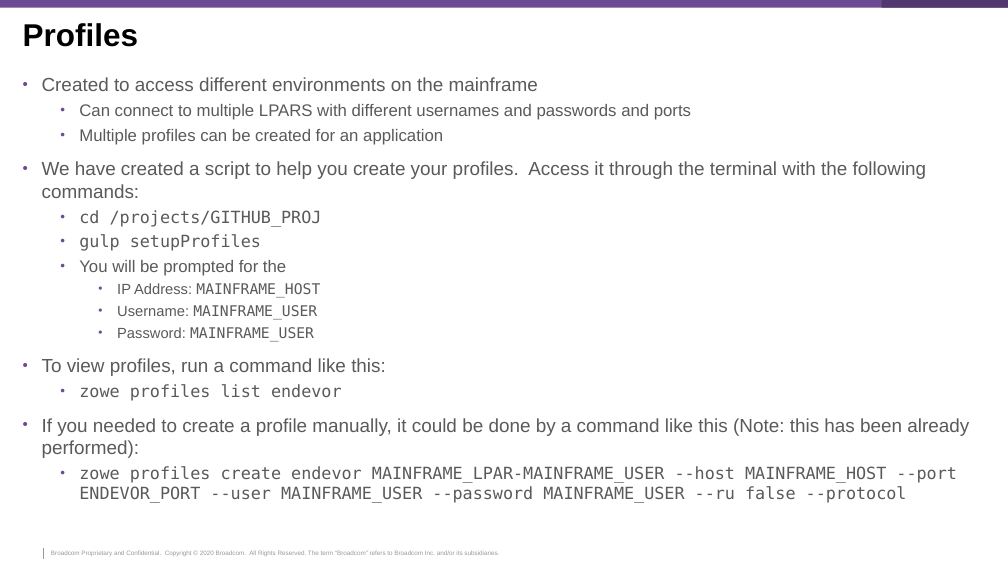
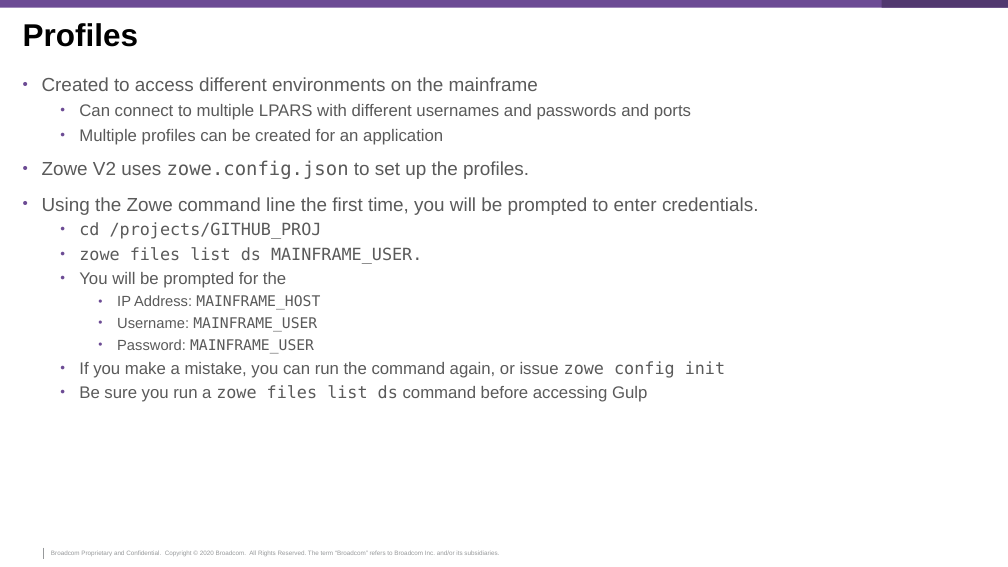
Before and after one commit to McQuitty-Broadcom/Zowe-DevOps-A-01, a slide deck: slide 16 of .workshop/DevOps-Workshop.pptx. Drawn at 1008x567 pixels with LibreOffice and Linux fonts; fonts in the diff are those of the drawing; background and template pictures are left out. Boxes give left, top, right and bottom in pixels: in the first picture for what was removed or moved away, otherwise in the second. Text is boxed around its words. In the diff, an @@ line names an element or a change of style, - is before the commit and + after.

Commit message:
Updating PPT

```diff
--- a/.workshop/DevOps-Workshop.pptx
+++ b/.workshop/DevOps-Workshop.pptx
@@ text at [42, 160, 759, 215]: text changed @@
-• We have created a script to help you create your profiles. Access it through the terminal with the following commands:
+• Zowe V2 uses zowe.config.json to set up the profiles.
+• Using the Zowe command line the first time, you will be prompted to enter credentials.
@@ text at [79, 247, 422, 264]: text changed @@
-  • gulp setupProfiles
+  • zowe files list ds MAINFRAME_USER.
@@ text at [79, 361, 725, 402]: text changed; font DejaVu Sans Mono to Arial @@
-• To view profiles, run a command like this:
-  • zowe profiles list endevor
-• If you needed to create a profile manually, it could be done by a command like this (Note: this has been already performed):
-  • zowe profiles create endevor MAINFRAME_LPAR-MAINFRAME_USER --host MAINFRAME_HOST --port ENDEVOR_PORT --user MAINFRAME_USER --password MAINFRAME_USER --ru false --protocol
+  • If you make a mistake, you can run the command again, or issue zowe config init
+  • Be sure you run a zowe files list ds command before accessing Gulp
```
